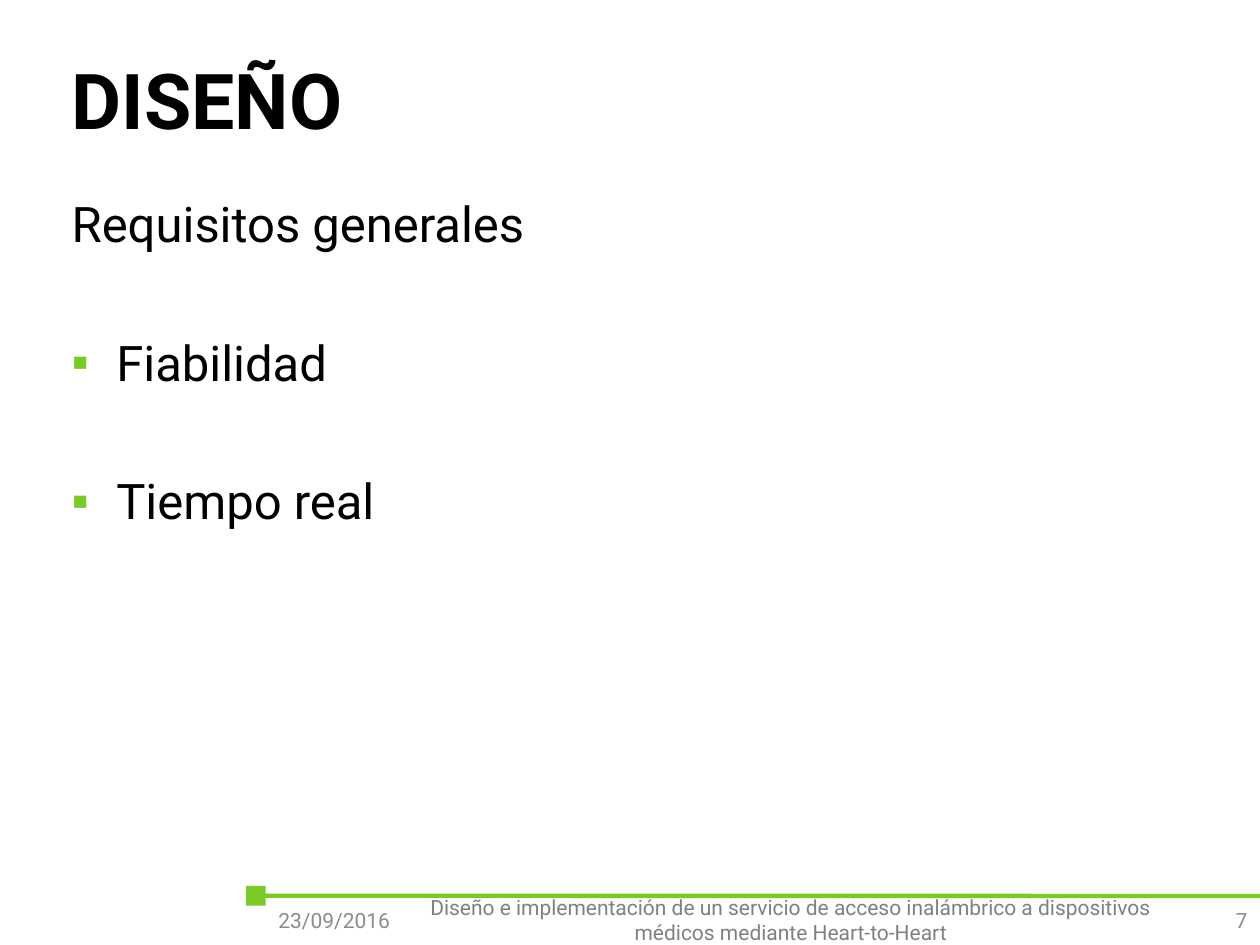
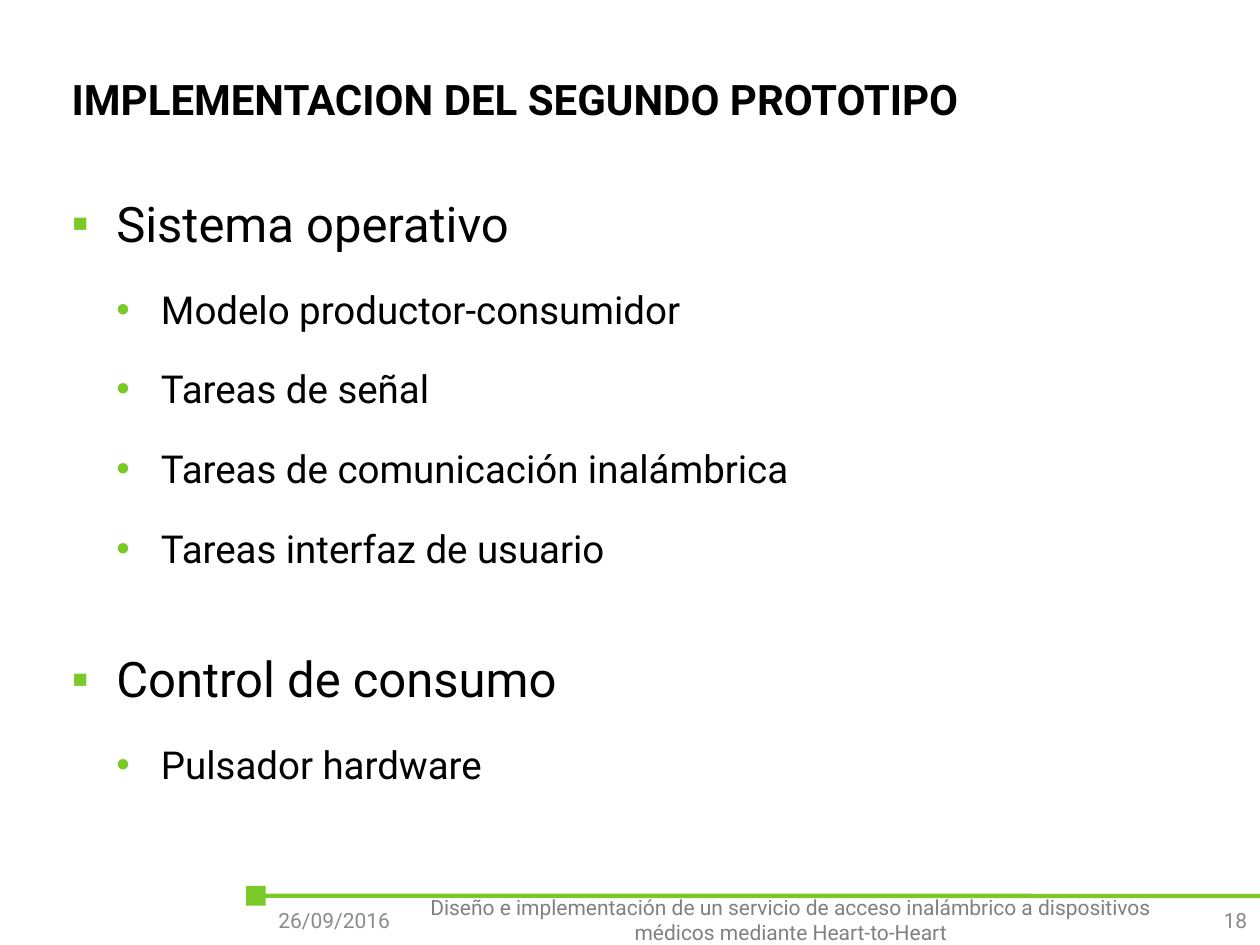
Before and after one commit to outsidersdelaelectronica/tiic-2015, a slide deck: slide 18 of doc/Tomas/presentacion/Diseño e implementación de un servicio de acceso inalámbrico a dispositivos médicos mediante Heart-to-Heart.pptx (slide 7 before the commit). Drawn at 1260x945 pixels with LibreOffice and Linux fonts; fonts in the diff are those of the drawing; background and template pictures are left out. Boxes give left, top, right and bottom in pixels: in the first picture for what was removed or moved away, otherwise in the second. Text is boxed around its words. In the diff, an @@ line names an element or a change of style, - is before the commit and + after.

```diff
--- a/doc/Tomas/presentacion/Diseño e implementación de un servicio de acceso inalámbrico a dispositivos médicos mediante Heart-to-Heart.pptx
+++ b/doc/Tomas/presentacion/Diseño e implementación de un servicio de acceso inalámbrico a dispositivos médicos mediante Heart-to-Heart.pptx
@@ title at (x1=72, y1=84, x2=958, y2=116): text changed; size 44 to 24 pt @@
-DISEÑO
+IMPLEMENTACION DEL SEGUNDO PROTOTIPO
@@ text at (x1=116, y1=206, x2=788, y2=780): text changed; size 28 to 22 pt @@
-Requisitos generales
-▪ Fiabilidad
-▪ Tiempo real
+▪ Sistema operativo
+  • Modelo productor-consumidor
+  • Tareas de señal
+  • Tareas de comunicación inalámbrica
+  • Tareas interfaz de usuario
+▪ Control de consumo
+  • Pulsador hardware
@@ text at (x1=278, y1=913, x2=390, y2=929): text changed @@
-23/09/2016
+26/09/2016
@@ page number at (x1=1224, y1=913, x2=1248, y2=928): text changed @@
-7
+18
```
Also in this commit, not shown: 15 other slides changed, 9 slides added, 2 other files.
